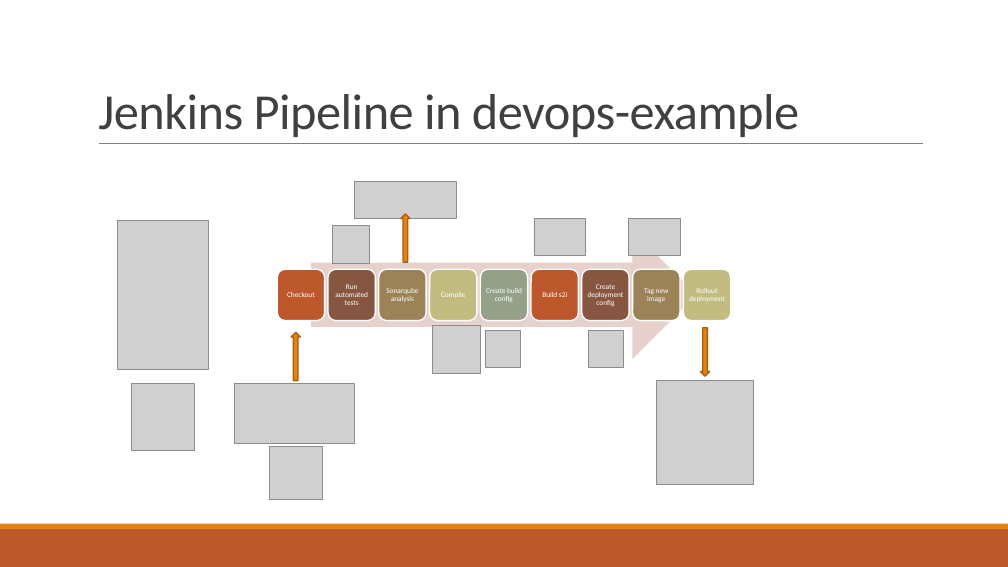
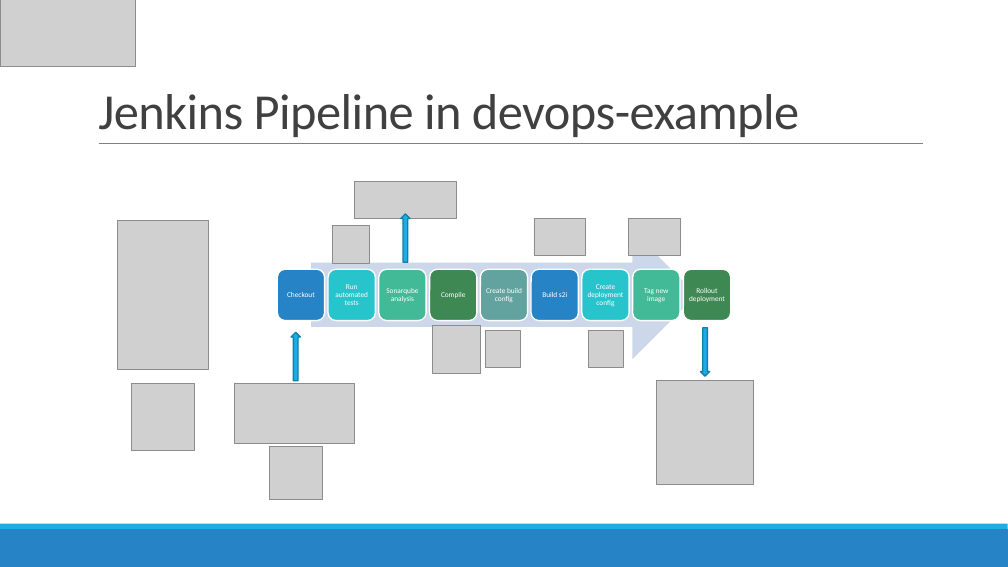
Before and after one commit to Estafet-LTD/DevOpsDemo, a slide deck: slide 16 of SIAB-DevOps.pptx. Drawn at 1008x567 pixels with LibreOffice and Linux fonts; fonts in the diff are those of the drawing; grey boxes stand for pictures. Boxes give left, top, right and bottom in pixels: in the first picture for what was removed or moved away, otherwise in the second. Text is boxed around its words. In the diff, an @@ line names an element or a change of style, - is before the commit and + after.

```diff
--- a/SIAB-DevOps.pptx
+++ b/SIAB-DevOps.pptx
@@ picture added at (0,0,136,67) @@
@@ right arrow at (312,231,697,359): fill #E8D1CD to #CDD9EA @@
@@ rounded rectangle at (328,269,376,321): fill #865640 to #28C4CC @@
@@ rounded rectangle at (379,269,426,321): fill #9B8357 to #42BA97 @@
@@ rounded rectangle at (430,269,477,321): fill #C2BC80 to #3E8853 @@
@@ rounded rectangle at (480,269,528,321): fill #94A088 to #62A39F @@
@@ fill #BD582C to #2683C6 in 3 elements at (0,529,1008,567), (278,269,325,321), (532,269,579,321) @@
@@ rounded rectangle at (582,269,630,321): fill #865640 to #28C4CC @@
@@ rounded rectangle at (633,269,681,321): fill #9B8357 to #42BA97 @@
@@ rounded rectangle at (684,269,731,321): fill #C2BC80 to #3E8853 @@
@@ fill #E48312 to #1CADE4; outline #A9610D 1.25 pt to #1580A9 1.25 pt in 3 elements at (291,333,300,381), (401,214,410,262), (700,328,709,377) @@
@@ rectangle at (0,524,1008,529): fill #E48312 to #1CADE4 @@
```
Also in this commit, not shown: 16 other slides changed, 1 slide added.
